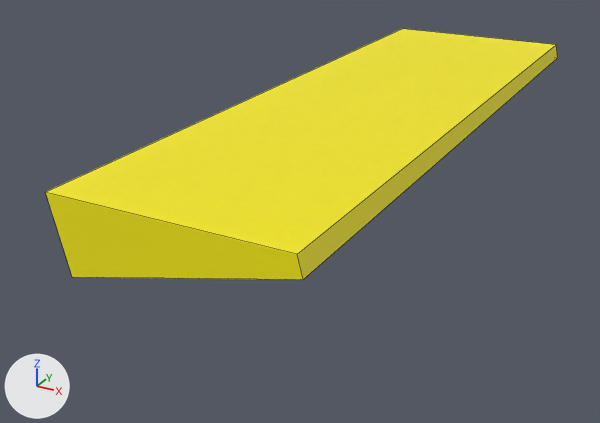
Renders of the FBX model 3S_game_engine/assets/models/serializable/side_beach_90.fbx from each side of a commit.
Camera for both pictures: a 50 mm camera at (1.87, -4.37, 1.6) aimed at (-0.37, -0.29, -0.44). Arrows for +X, +Y and +Z are at lower left; the lights stay in place. Mesh edges are drawn as thin lines.
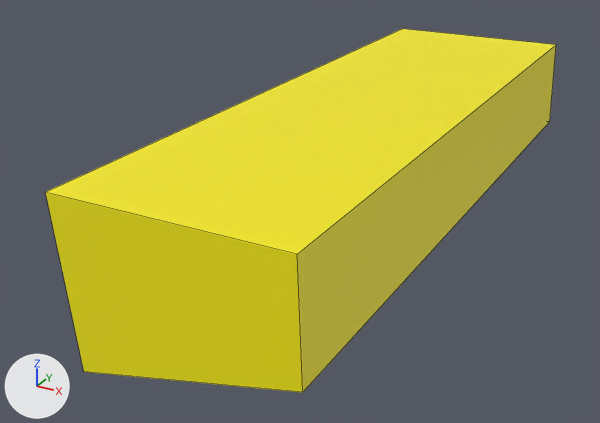
Edits to the bpy script that builds the scene:
```text
Change me_mesh_031:
    where me_mesh_031.from_pydata(...)  # 8 vertices, 5 faces; spans x -0.68..0.58, y -2.0..2.0, z -0.15..0.24
    used by ob_box001_001; location = (0.0, 0.0, 0.0)
    before: 0 (0.58, -2.0, 0.15) at pixel (303, 279), 1 (0.58, 2.0, 0.15) at pixel (557, 57), 2 (-0.58, -2.0, -0.15) at pixel (72, 277), 3 (-0.58, 2.0, -0.15)
    me_mesh_031 part 1
    add for i in [*range(0, 4)]: me_mesh_031.vertices[i].co += Vector((0.0, 0.0, -0.5))
```

What differs and where, as boxes (x1, y1, x2, y2) in the pictures (600 x 423 px; the box of a moved part takes in the faces that stretch with it):
'Box001.001', reshaped (44% taller): before (45, 29, 558, 280); after (45, 29, 556, 392)
part 1 of me_mesh_031, moved or reshaped: before (45, 45, 558, 280); after (45, 45, 556, 392)
